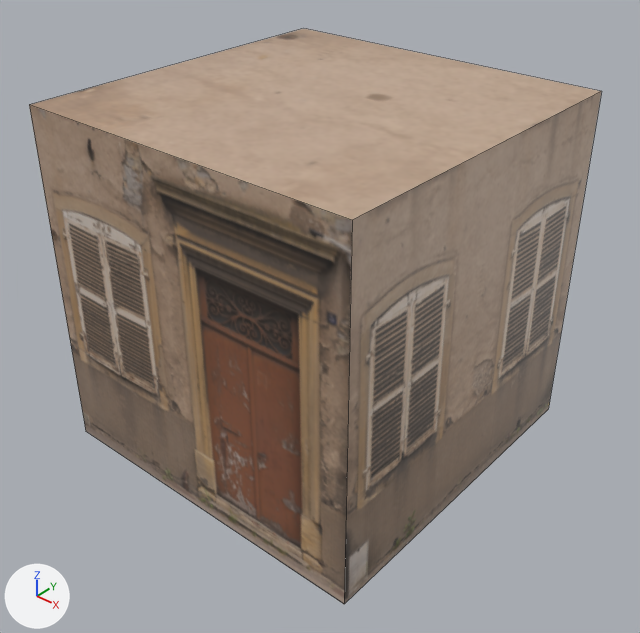
Renders of the Blender file Section4/HouseBlock.blend from each side of a commit.
Before and after are seen from a camera (50 mm lens) standing at (2.8, -3.27, 2.36) and looking at (0.19, -0.23, -0.08). The lights are fixed; the arrows at lower left show +X, +Y and +Z. Mesh edges are drawn as thin lines.

The scene before the commit, as lines of its bpy script (objects in view):
```python
me_cube = bpy.data.meshes.new('Cube')
me_cube.from_pydata(...)  # a box spanning x -1.0..1.0, y -1.0..1.0, z -1.0..1.0
me_cube.materials.append(mat_material)  # picture img_texturescom_buildingshouseold0338_1_m_jpg
ob_cube = bpy.data.objects.new('Cube', me_cube)
ob_cube.location = (0.0, 0.0, 0.0)
```
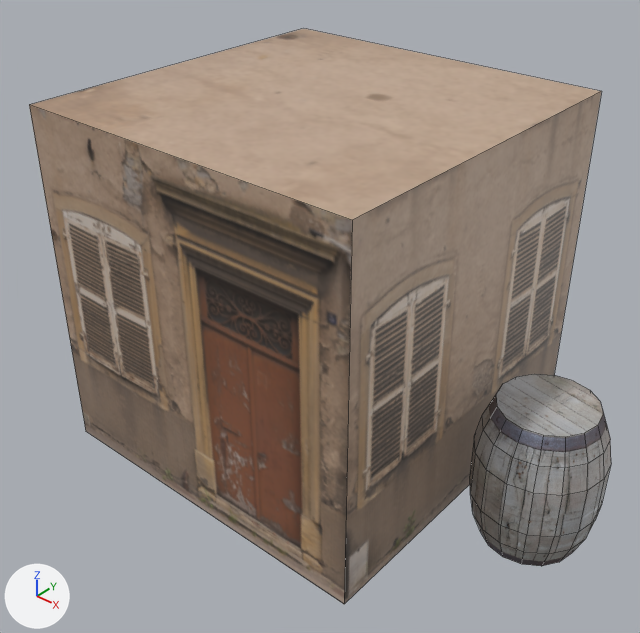
The newer file is also turned or shifted as a whole; pictures and numbers use the older file's frame.

Edits to the scene script, one JSON object a line:
```json
{"op": "add", "block": "img_texturescom_woodplanksbare0164_4_m_jpg", "code": ["img_texturescom_woodplanksbare0164_4_m_jpg = load_image('TexturesCom_WoodPlanksBare0164_4_M.jpg', 'TexturesCom_WoodPlanksBare0164_4_M.jpg', 901, 1600, 'sRGB')"]}
{"op": "add", "block": "mat_barrel", "code": ["mat_barrel = bpy.data.materials.new('Barrel')", "# uses the picture img_texturescom_woodplanksbare0164_4_m_jpg"]}
{"op": "add", "block": "me_cylinder", "code": ["me_cylinder = bpy.data.meshes.new('Cylinder')", "me_cylinder.from_pydata(...)  # 96 vertices, 82 faces; spans x -0.329..0.329, y -0.329..0.329, z -0.409..0.409", "me_cylinder.materials.append(mat_barrel)"]}
{"op": "add", "block": "ob_barrel", "code": ["ob_barrel = bpy.data.objects.new('Barrel', me_cylinder)", "ob_barrel.location = (1.418, 0.0, -0.592)"]}
```

What differs and where, as boxes (x1, y1, x2, y2) in the pictures (640 x 633 px):
```json
{"object": "Barrel", "change": "added", "after": [470, 374, 611, 566]}
```
